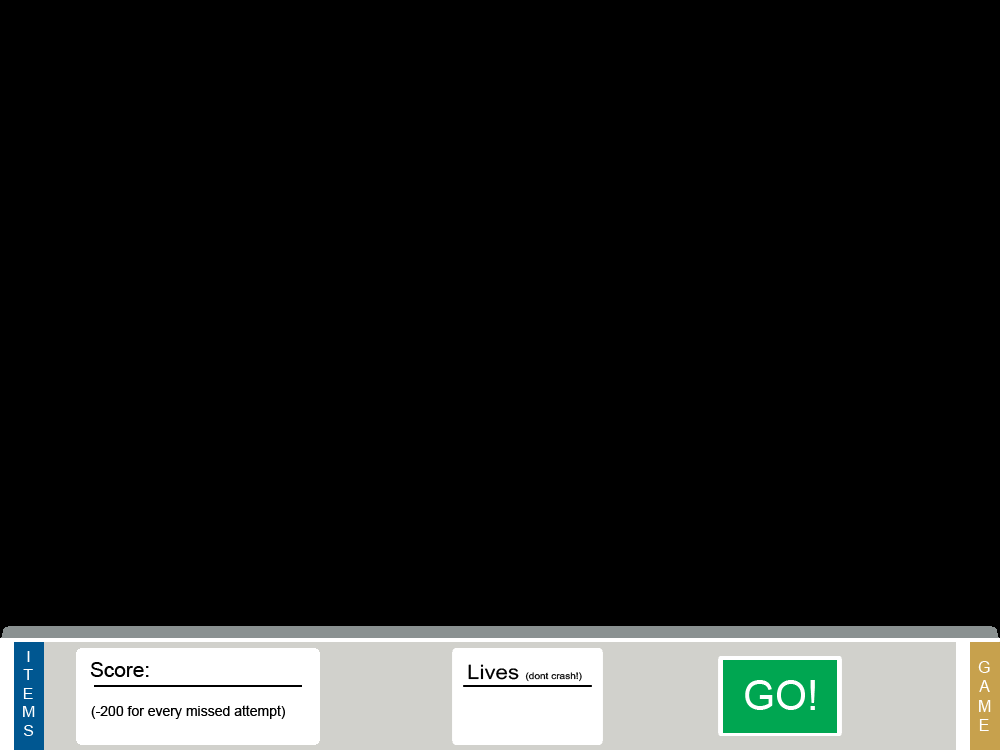
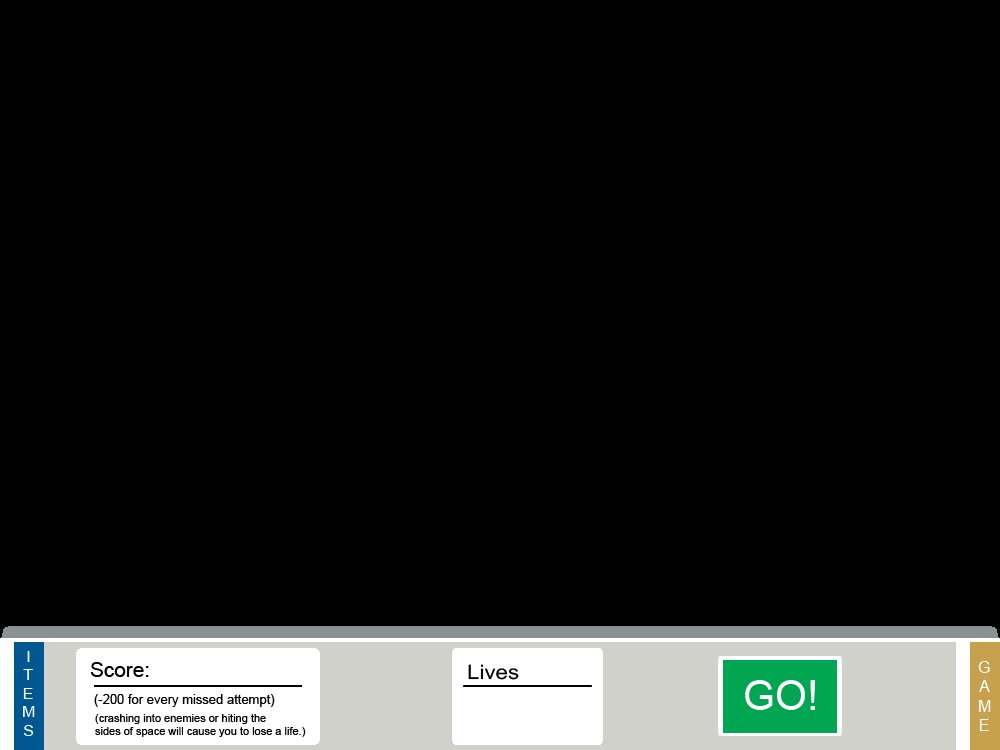
Before/after of a (1000, 750) layered artwork. What changed in the layer stack:
added layer "(crashing into enemies or hiting the sides of space will cause" above "(-200 for every missed attempt)" over [95, 714, 306, 737]
painted on "(-200 for every missed attempt)" over [91, 694, 285, 719]
renamed "Lives (dont crash!)" to "Lives", painted on it over [525, 672, 582, 682]
